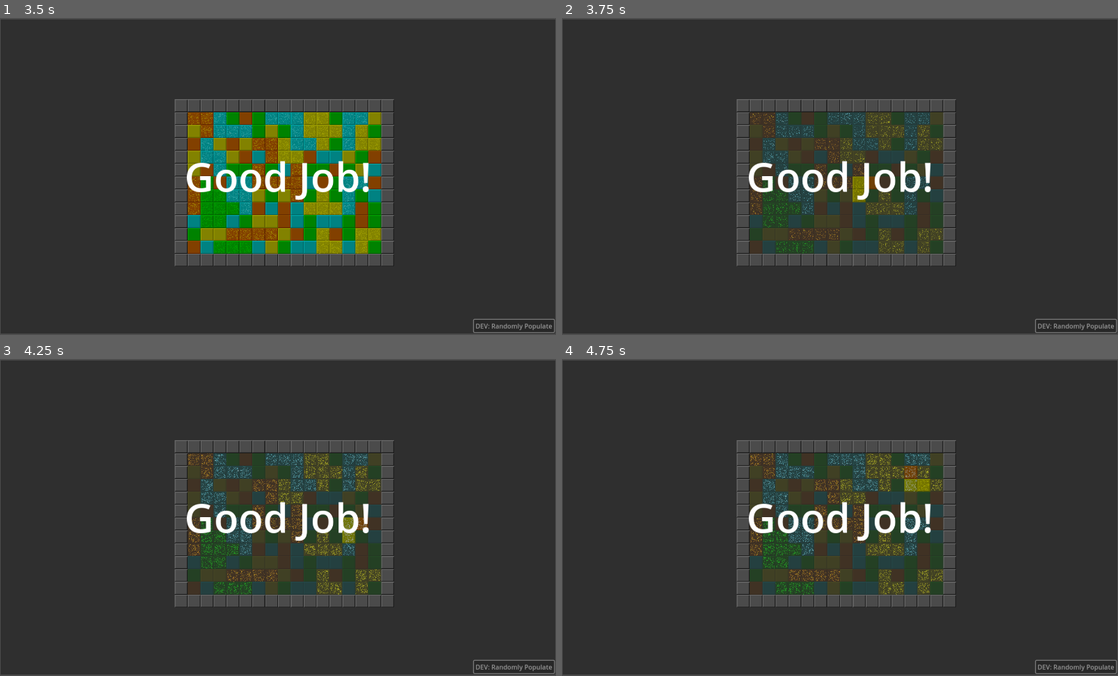
Above: before the commit, frames 1-4 (two rows, left to right).
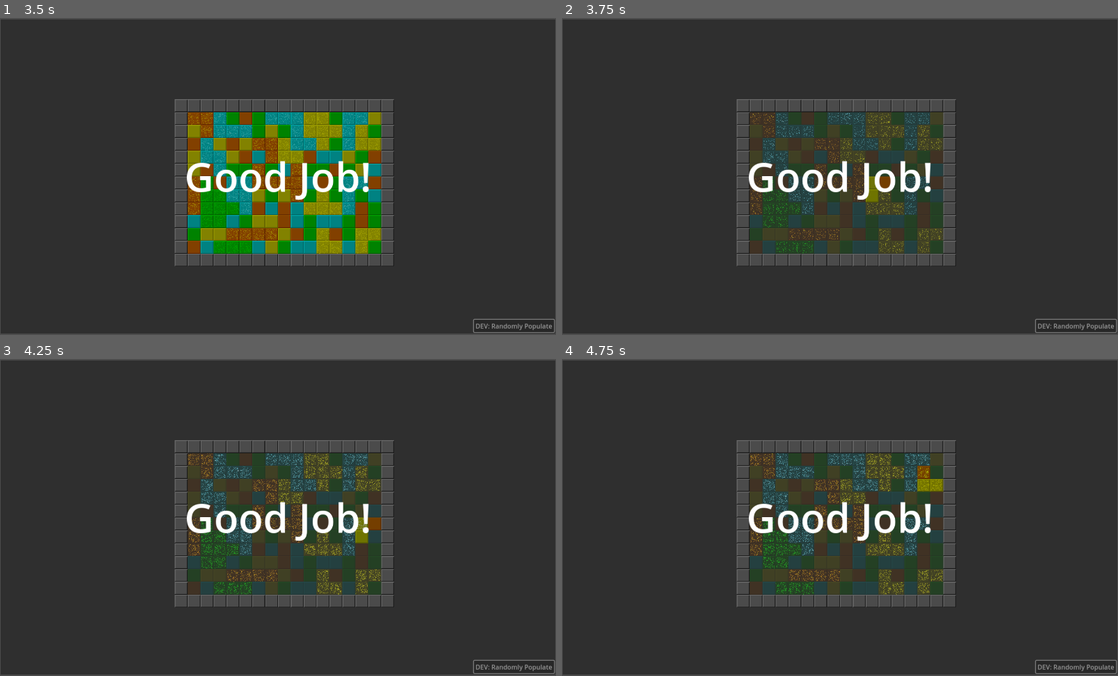
Above: after the commit, the same moments.

Repository: alexcolemandata/game-matcher
Game: Godot game, scene res://main.tscn
Same seed, same stepped clock (60 frames per second), same inputs: the game is played once before the commit and once after it. Sound files missing from this copy of the repository are replaced by a short silence.
Inputs:
- Up to frame 1 (3.5 s): click "Score" at 0.5 s; click "DEV: Randomly Populate" at 1.25 s; hold Right (right) 2.03-2.78 s; hold A (rotate anticlockwise) 2.03-2.78 s; hold Down (down) from 2.78 s (still down); tap D (rotate clockwise) at 2.85 s
- Up to frame 2 (3.75 s): release Down (down) at 3.53 s; hold Right (right) from 3.53 s (still down); hold S (spawn piece) from 3.53 s (still down)
- Up to frame 3 (4.25 s): keep holding Right (right); keep holding S (spawn piece)
- Up to frame 4 (4.75 s): release Right (right) at 4.28 s; release S (spawn piece) at 4.28 s; hold Up (up) from 4.28 s (still down); tap A (rotate anticlockwise) at 4.35 s

Frame 1 is identical in both runs. In frame 2, 0.4% of the frame differs, in the area x 52-60%, y 49-59%; in frame 3, 0.4%, in the area x 61-69%, y 49-59%; in frame 4, 0.4%.

Commit message:
fix input delay for 'just_pressed' due to keyrepeat logic

Diff:
--- a/Board.gd
+++ b/Board.gd
@@ -97,6 +97,15 @@
 const MAX_STEPS: int = 8
 func _process(delta) -> void:
 	if (
+		Input.is_action_just_pressed("down")
+		or Input.is_action_just_pressed("up")
+		or Input.is_action_just_pressed("left")
+		or Input.is_action_just_pressed(("right"))
+	):
+		input_handler(Input)
+		num_steps = 0
+
+	elif (
 		Input.is_action_pressed("down")
 		or Input.is_action_pressed("up")
 		or Input.is_action_pressed("left")
